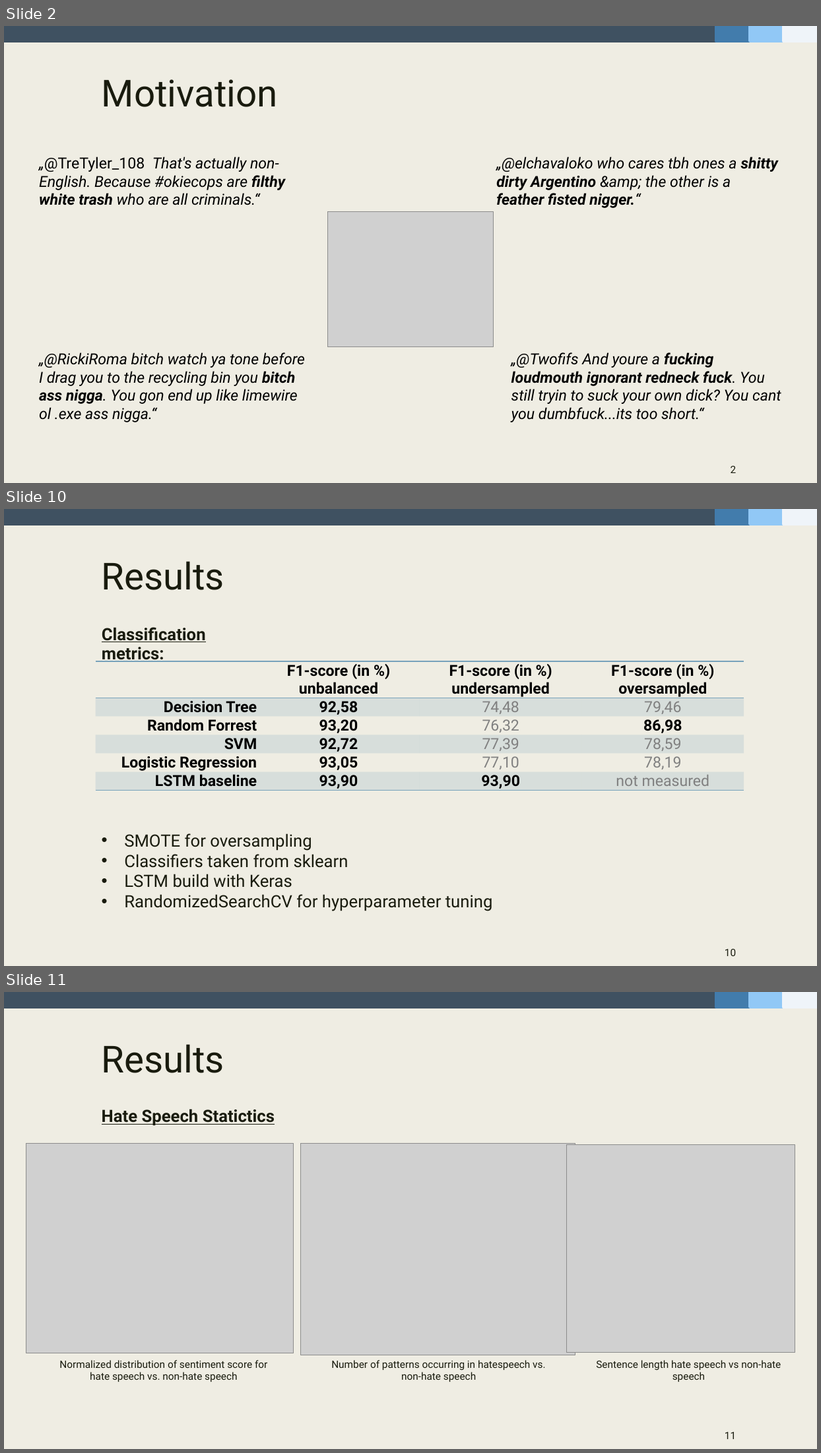
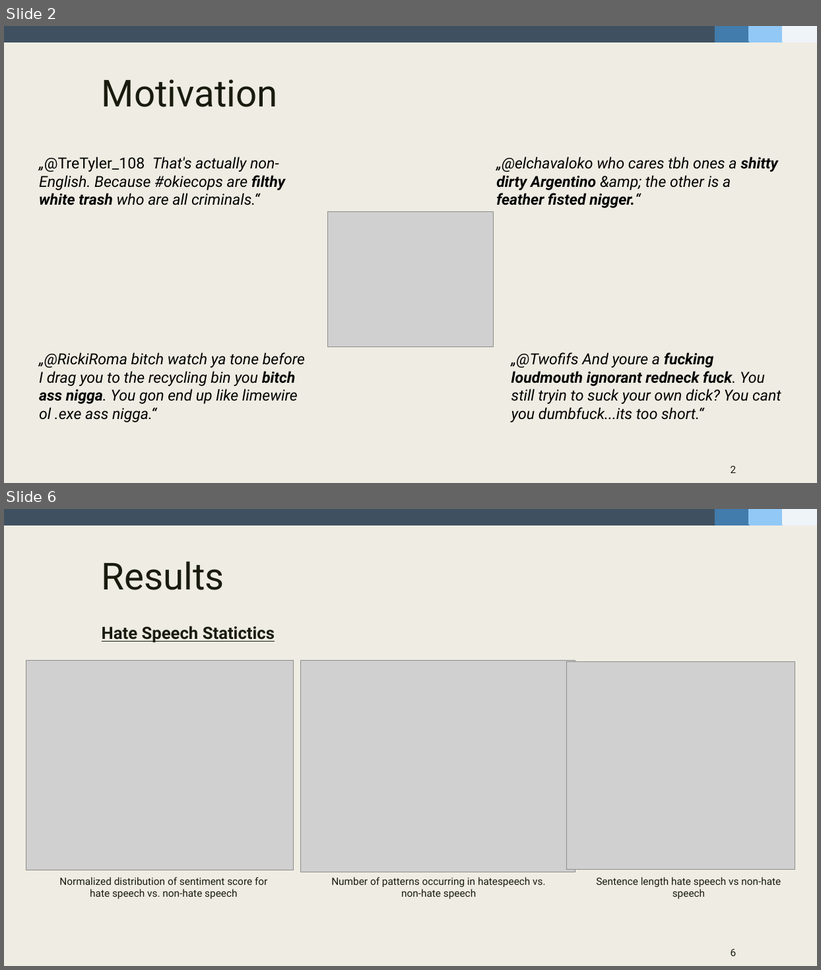
Before and after one commit to fidsusj/HateSpeechDetection, a slide deck: docs/presentation/presentation-slides.pptx. Shown one above the other, each under a label of ours: slides 2, 10 and 11 before the commit, slides 2 and 6 after it; the slides between them are not shown. The pictures are 821x1453 and 821x970 pixels, drawn with LibreOffice and Linux fonts; fonts in the diff are those of the drawing; grey boxes stand for pictures. Boxes give left, top, right and bottom in pixels: in the first picture for what was removed or moved away, otherwise in the second. Text is boxed around its words. In the diff, an @@ line names an element or a change of style, - is before the commit and + after.

```diff
--- a/docs/presentation/presentation-slides.pptx
+++ b/docs/presentation/presentation-slides.pptx
@@ slide 10 removed at <box>4,509,817,966</box>, background #EFEDE3; not listed: 4 template elements that a slide beside it also shows @@
@@ title removed at <box>102,561,224,590</box> @@
-Results
@@ text removed at <box>102,627,206,662</box> @@
-Classification metrics:
@@ table removed at <box>96,661,745,793</box>, 6 rows, 4 columns @@
- | F1-score (in %) / unbalanced | F1-score (in %) / undersampled | F1-score (in %) / oversampled
-Decision Tree | 92,58 | 74,48 | 79,46
-Random Forrest | 93,20 | 76,32 | 86,98
-SVM | 92,72 | 77,39 | 78,59
-Logistic Regression | 93,05 | 77,10 | 78,19
-LSTM baseline | 93,90 | 93,90 | not measured
@@ text removed at <box>124,834,493,912</box> @@
-• SMOTE for oversampling
-• Classifiers taken from sklearn
-• LSTM build with Keras
-• RandomizedSearchCV for hyperparameter tuning
@@ page number removed at <box>725,949,736,956</box> @@
-10
@@ what was slide 11 is now slide 6 @@
@@ page number at <box>731,949,737,956</box>: text changed @@
-11
+6
```
Also in this commit, not shown: 4 slides changed, 3 other slides removed.
